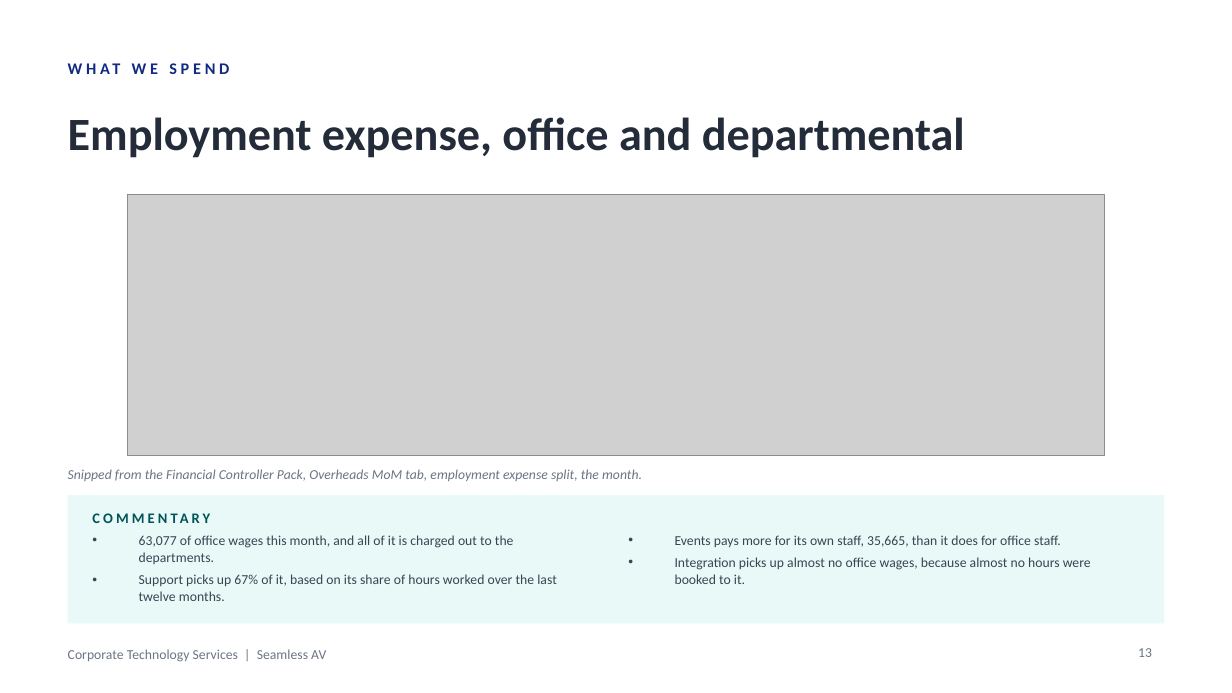
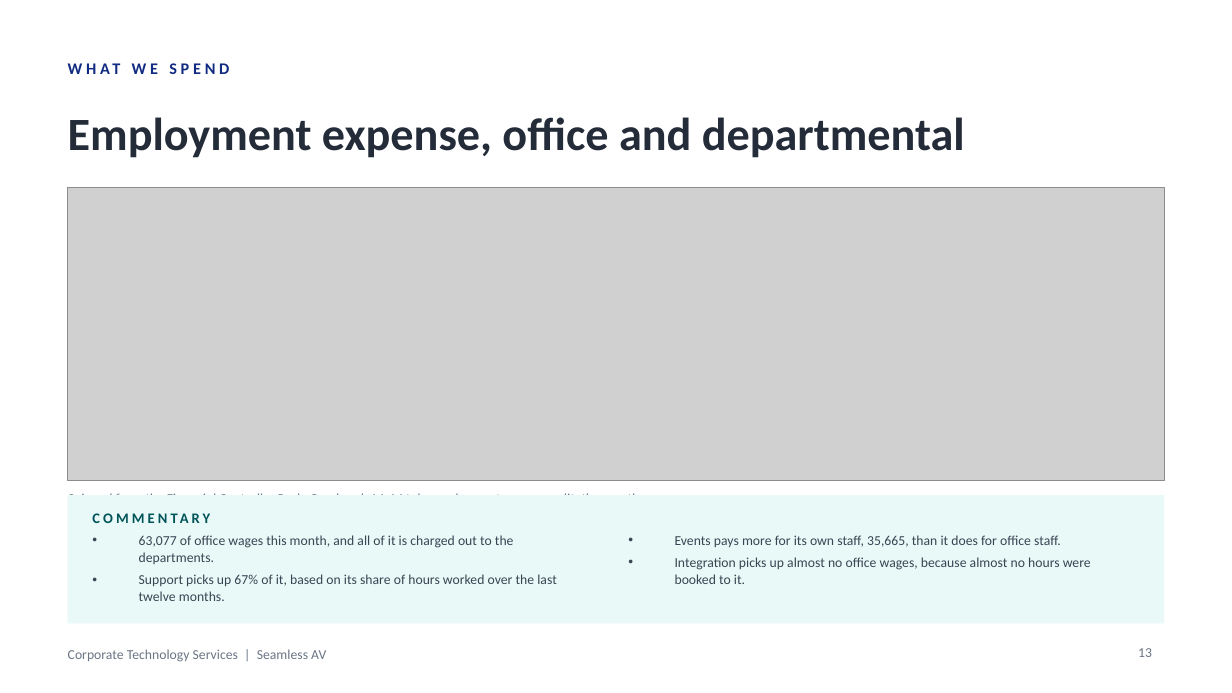
Before and after one commit to WesleyNelson-O33/Claude, a slide deck: slide 13 of deck/CTS Monthly Business Review - September 2026.pptx. Drawn at 1232x693 pixels with LibreOffice and Linux fonts; fonts in the diff are those of the drawing; grey boxes stand for pictures. Boxes give left, top, right and bottom in pixels: in the first picture for what was removed or moved away, otherwise in the second. Text is boxed around its words. In the diff, an @@ line names an element or a change of style, - is before the commit and + after.

```diff
--- a/deck/CTS Monthly Business Review - September 2026.pptx
+++ b/deck/CTS Monthly Business Review - September 2026.pptx
@@ picture: place and size @@
-picture at (128, 195, 1105, 456)
+picture at (68, 187, 1164, 480)
@@ text "Snipped from the Financial Controller ..." rewrapped from (68, 469, 642, 481) to (68, 493, 642, 495) @@
```
Also in this commit, not shown: 3 other slides changed, 2 slides added, 1 slide removed, 23 other files.
